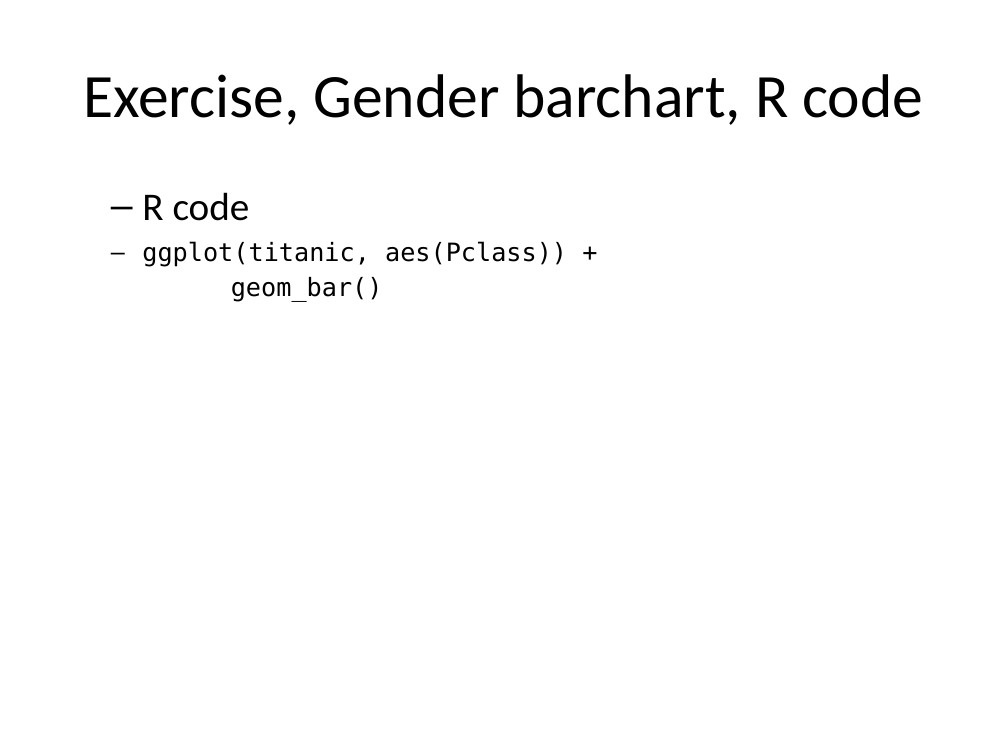
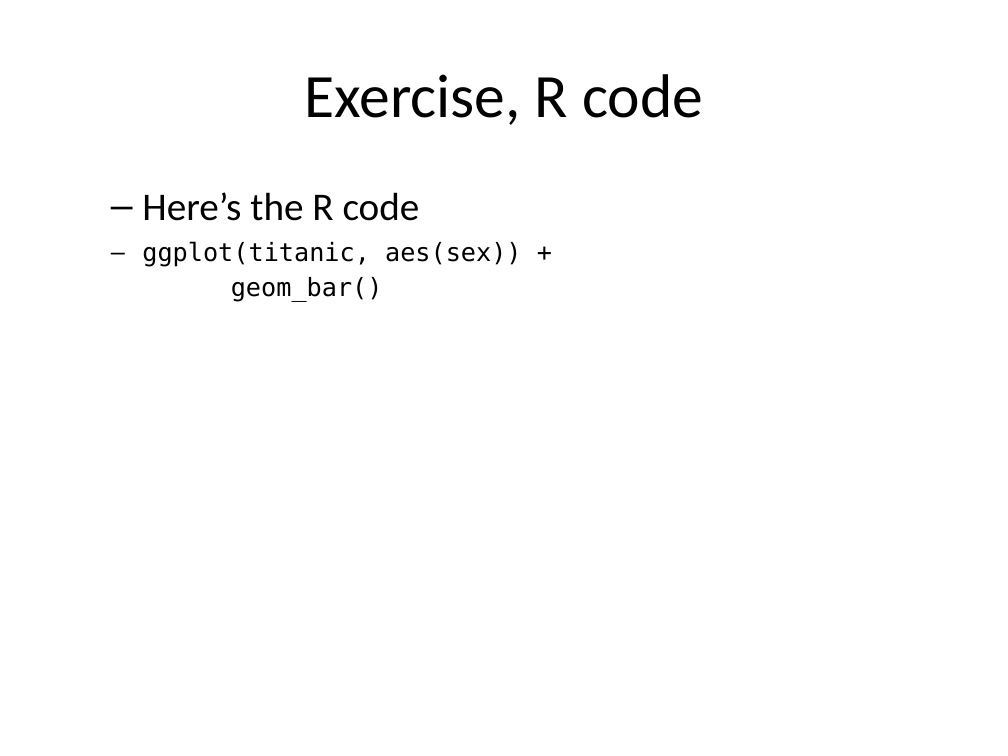
Before and after one commit to pmean/data-visualization, a slide deck: slide 5 of data-viz-02/component/exercise-gender-barchart.pptx. Drawn at 1008x756 pixels with LibreOffice and Linux fonts; fonts in the diff are those of the drawing. Boxes give left, top, right and bottom in pixels: in the first picture for what was removed or moved away, otherwise in the second. Text is boxed around its words. In the diff, an @@ line names an element or a change of style, - is before the commit and + after.

```diff
--- a/data-viz-02/component/exercise-gender-barchart.pptx
+++ b/data-viz-02/component/exercise-gender-barchart.pptx
@@ title at (x1=304, y1=74, x2=703, y2=125): text changed @@
-Exercise, Gender barchart, R code
+Exercise, R code
@@ text at (x1=142, y1=192, x2=522, y2=302): text changed @@
-  – R code
-ggplot(titanic, aes(Pclass)) +
-geom_bar()
+  – Here’s the R code
+ggplot(titanic, aes(sex)) +
+geom_bar()
```
Also in this commit, not shown: 3 other slides changed, 1 slide added, 2 slides removed, 38 other files.
